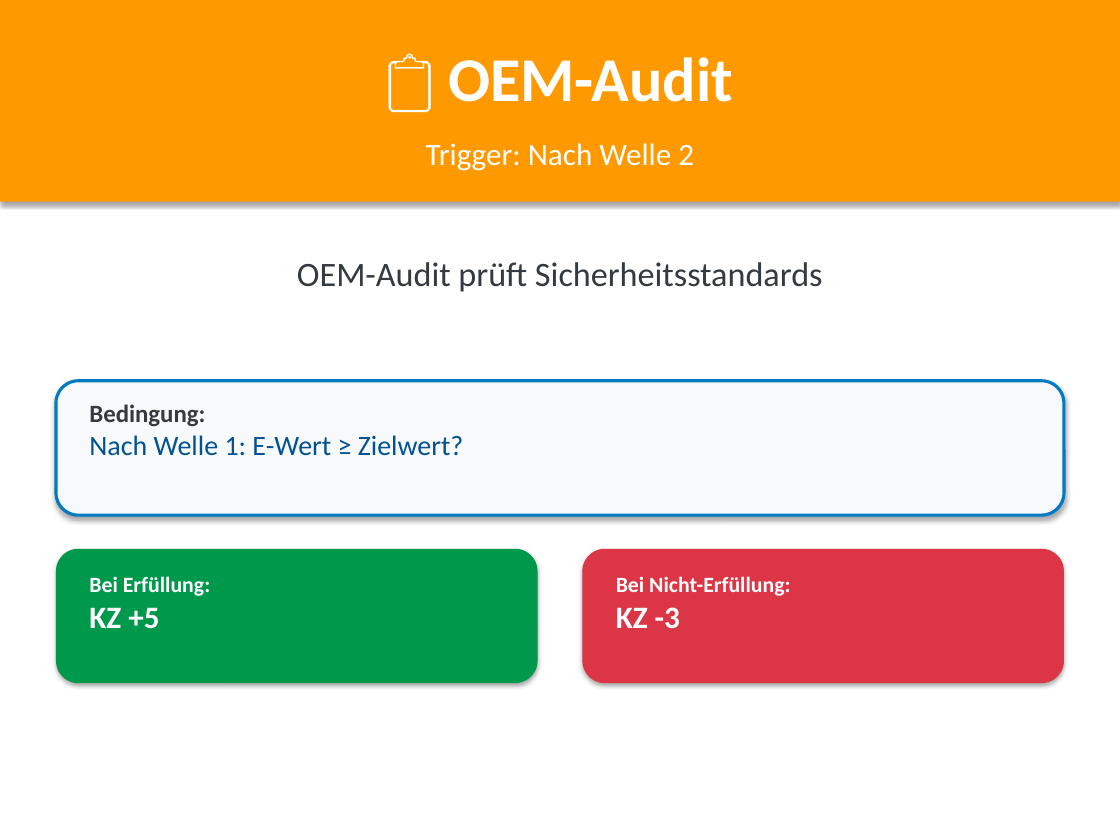
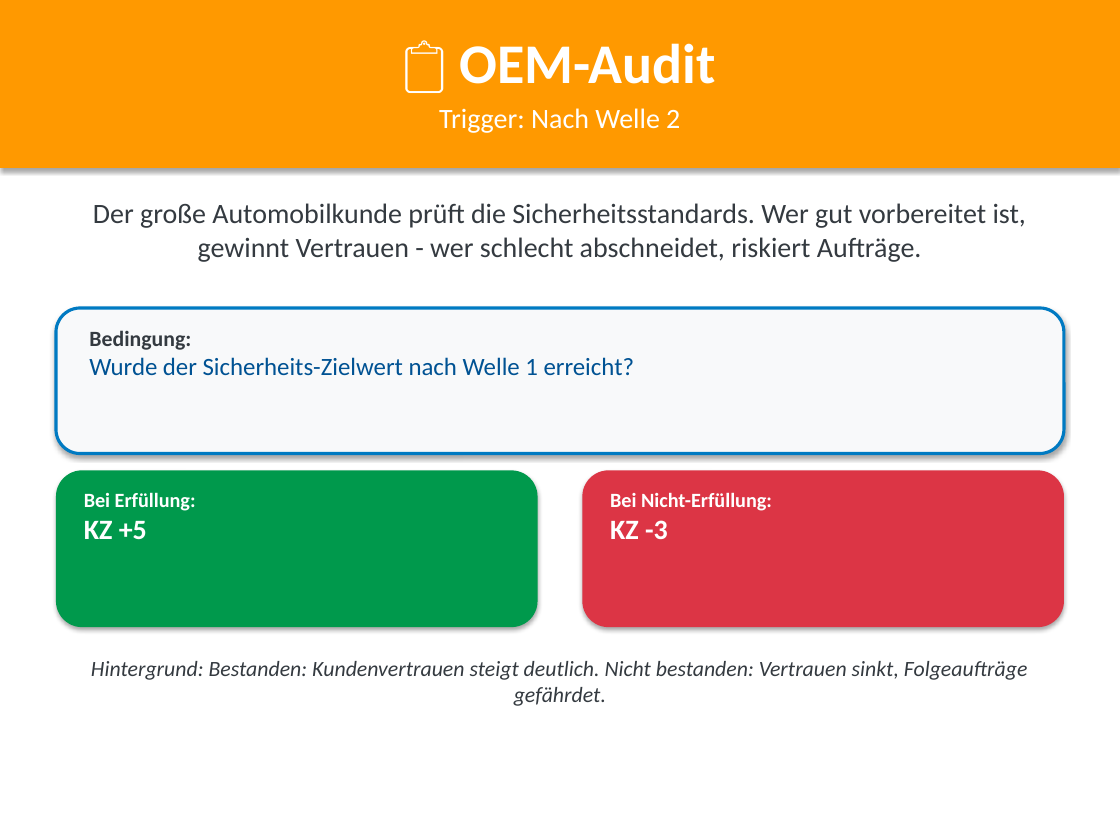
Before and after one commit to ClaudioSt/security-planspiel, a slide deck: slide 2 of pptx_output/Events.pptx. Drawn at 1120x840 pixels with LibreOffice and Linux fonts; fonts in the diff are those of the drawing. Boxes give left, top, right and bottom in pixels: in the first picture for what was removed or moved away, otherwise in the second. Text is boxed around its words. In the diff, an @@ line names an element or a change of style, - is before the commit and + after.

```diff
--- a/pptx_output/Events.pptx
+++ b/pptx_output/Events.pptx
@@ rectangle: place and size @@
-rectangle at (0,0,1120,202)
+rectangle at (0,0,1120,168)
@@ text "📋 OEM-Audit": place and size @@
-text "📋 OEM-Audit" at (448,57,733,102)
+text "📋 OEM-Audit" at (459,43,715,84)
@@ text "📋 OEM-Audit" at (459,43,715,84): size 40 to 36 pt @@
@@ text "Trigger: Nach Welle 2": place and size @@
-text "Trigger: Nach Welle 2" at (426,143,694,171)
+text "Trigger: Nach Welle 2" at (439,108,680,133)
@@ text "Trigger: Nach Welle 2" at (439,108,680,133): size 20 to 18 pt @@
@@ text at (93,203,1026,262): text changed; size 22 to 18 pt @@
-OEM-Audit prüft Sicherheitsstandards
+Der große Automobilkunde prüft die Sicherheitsstandards. Wer gut vorbereitet ist, gewinnt Vertrauen - wer schlecht abschneidet, riskiert Aufträge.
@@ rounded rectangle: place and size @@
-rounded rectangle at (56,381,1064,515)
+rounded rectangle at (56,308,1064,454)
@@ text "Bedingung:": place and size @@
-text "Bedingung:" at (89,404,464,456)
+text "Bedingung:" at (89,330,634,375)
@@ text at (89,357,634,375): text changed; size 18 to 16 pt @@
-Nach Welle 1: E-Wert ≥ Zielwert?
+Wurde der Sicherheits-Zielwert nach Welle 1 erreicht?
@@ text at (89,330,191,350): size 16 to 14 pt in "Bedingung:" @@
@@ rounded rectangle: place and size @@
-rounded rectangle at (56,549,538,683)
+rounded rectangle at (56,470,538,627)
@@ rounded rectangle: place and size @@
-rounded rectangle at (582,549,1064,683)
+rounded rectangle at (582,470,1064,627)
@@ text "Bei Erfüllung:": place and size @@
-text "Bei Erfüllung:" at (89,576,210,629)
+text "Bei Erfüllung:" at (84,492,196,540)
@@ text "Bei Erfüllung:" at (84,492,196,540): size 14 to 13 pt in "Bei Erfüllung:"; size 20 to 18 pt in "KZ +5" @@
@@ text "Bei Nicht-Erfüllung:": place and size @@
-text "Bei Nicht-Erfüllung:" at (616,576,790,628)
+text "Bei Nicht-Erfüllung:" at (610,492,772,539)
@@ text "Bei Nicht-Erfüllung:" at (610,492,772,539): size 14 to 13 pt in "Bei Nicht-Erfüllung:"; size 20 to 18 pt in "KZ -3" @@
@@ text added at (91,661,1028,706), 14 pt, text #343A40, italic @@
+Hintergrund: Bestanden: Kundenvertrauen steigt deutlich. Nicht bestanden: Vertrauen sinkt, Folgeaufträge gefährdet.
```
Also in this commit, not shown: 4 other slides changed, 2 other files.
